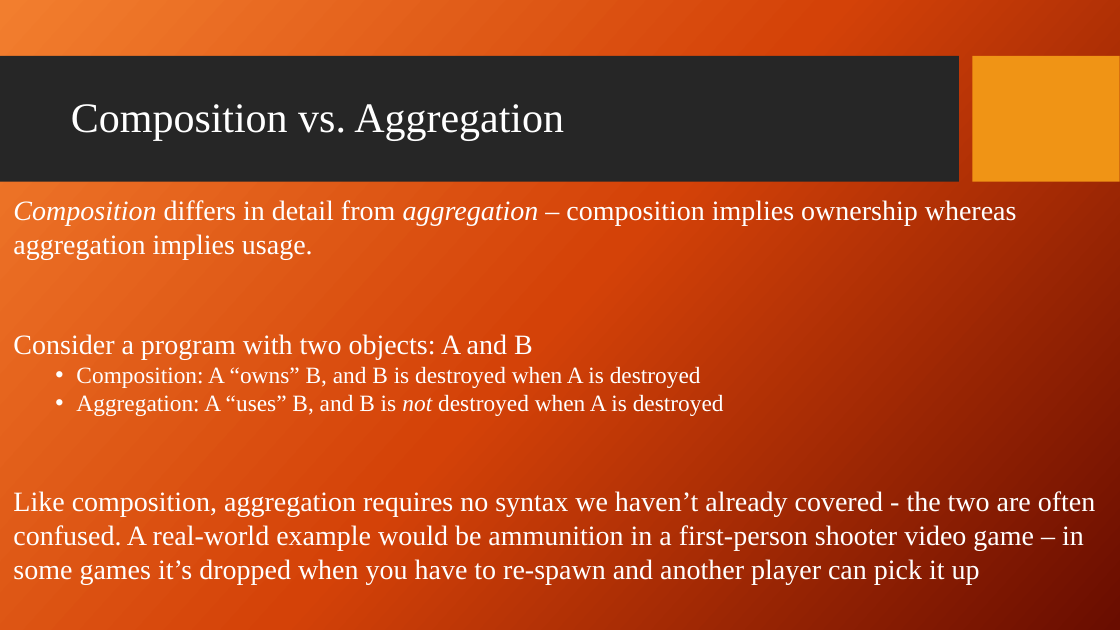
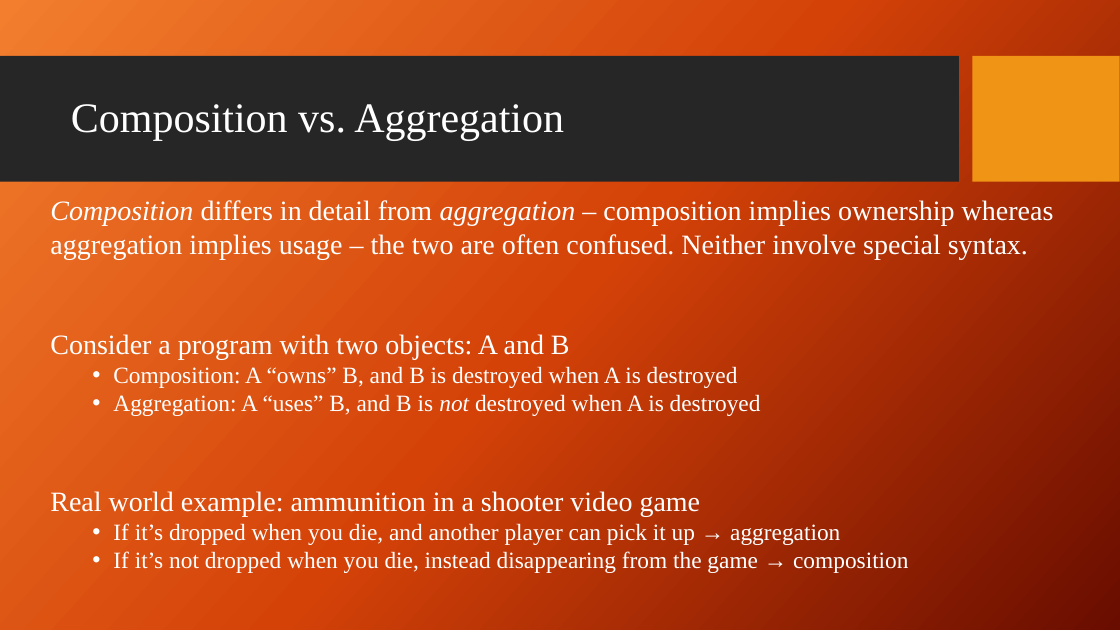
Before and after one commit to giganano/PythonBootcamp, a slide deck: slide 27 of slides/inheritance_composition.pptx. Drawn at 1120x630 pixels with LibreOffice and Linux fonts; fonts in the diff are those of the drawing; background and template pictures are left out. Boxes give left, top, right and bottom in pixels: in the first picture for what was removed or moved away, otherwise in the second. Text is boxed around its words. In the diff, an @@ line names an element or a change of style, - is before the commit and + after.

```diff
--- a/slides/inheritance_composition.pptx
+++ b/slides/inheritance_composition.pptx
@@ text "Composition differs in detail from ...": place and size @@
-text "Composition differs in detail from ..." at (13, 200, 1096, 584)
+text "Composition differs in detail from ..." at (50, 200, 1054, 573)
@@ text at (50, 200, 1054, 259): text changed @@
-Composition differs in detail from aggregation – composition implies ownership whereas aggregation implies usage.
+Composition differs in detail from aggregation – composition implies ownership whereas aggregation implies usage – the two are often confused. Neither involve special syntax.
@@ text at (50, 491, 908, 573): text changed; size 24 to 20 pt @@
-Like composition, aggregation requires no syntax we haven’t already covered - the two are often confused. A real-world example would be ammunition in a first-person shooter video game – in some games it’s dropped when you have to re-spawn and another player can pick it up
+Real world example: ammunition in a shooter video game
+  • If it’s dropped when you die, and another player can pick it up → aggregation
+  • If it’s not dropped when you die, instead disappearing from the game → composition
```
Also in this commit, not shown: 2 other files.
